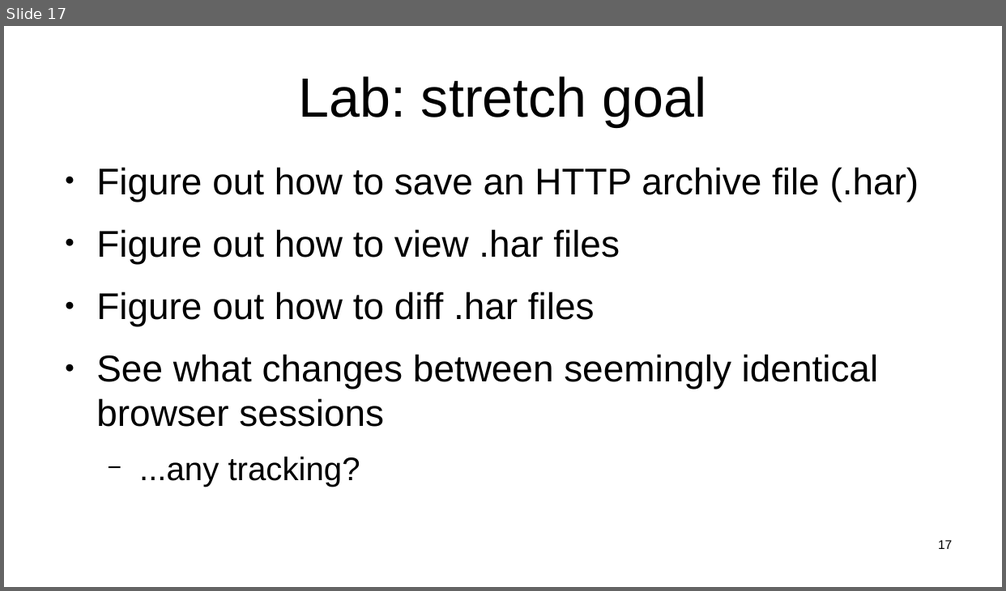
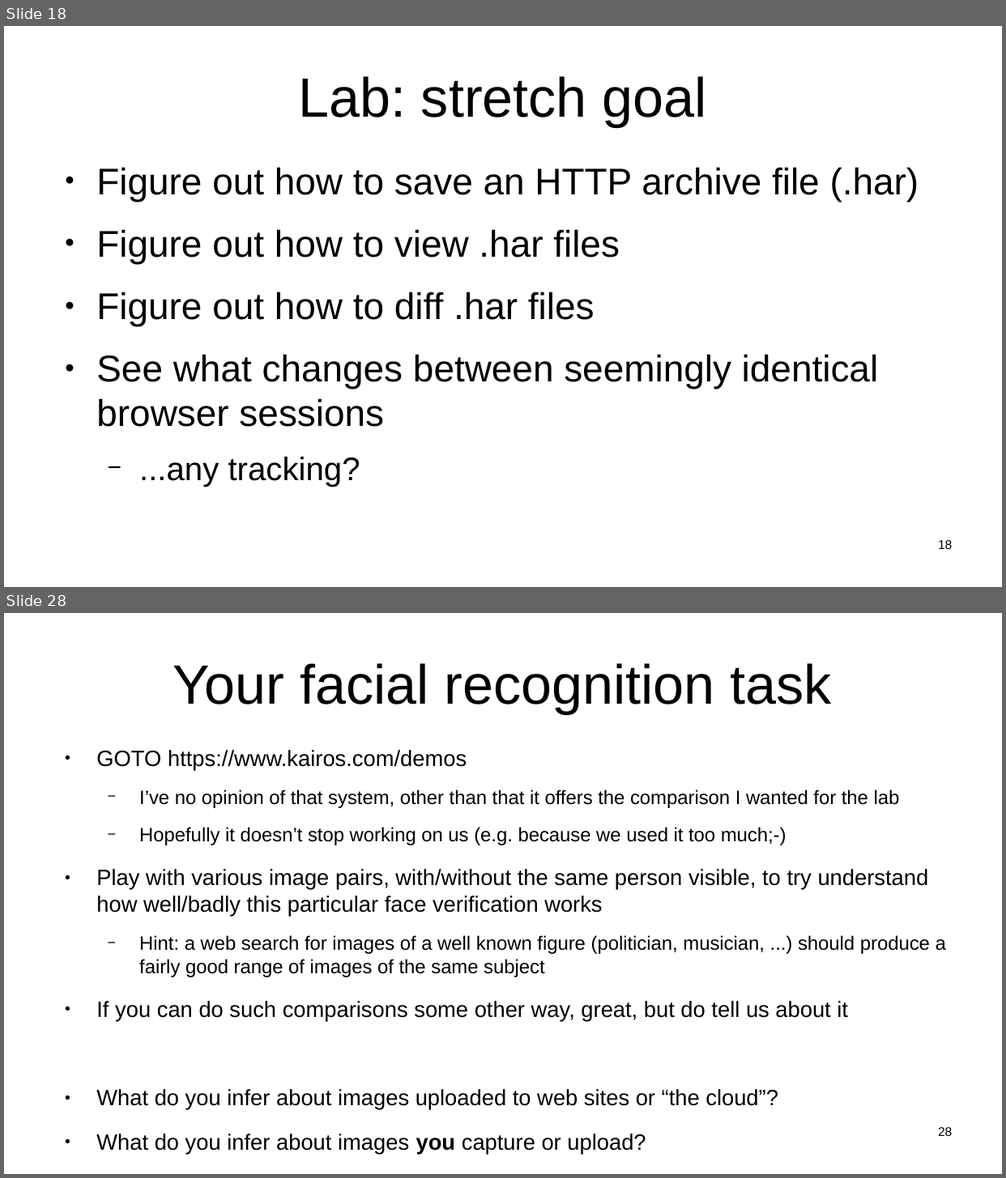
Before and after one commit to sftcd/witidtm, a slide deck: lectures/2021-2022/labs.odp. Shown one above the other, each under a label of ours: slide 17 before the commit, slides 18 and 28 after it; the slides between them are not shown. The pictures are 1006x591 and 1006x1178 pixels, drawn with LibreOffice and Linux fonts; fonts in the diff are those of the drawing. Boxes give left, top, right and bottom in pixels: in the first picture for what was removed or moved away, otherwise in the second. Text is boxed around its words. In the diff, an @@ line names an element or a change of style, - is before the commit and + after.

```diff
--- a/lectures/2021-2022/labs.odp
+++ b/lectures/2021-2022/labs.odp
@@ slide 28 added at (4, 613, 1002, 1174), background #FFFFFF @@
@@ title added at (173, 663, 832, 714), 44 pt, text #000000 @@
+Your facial recognition task
@@ text added at (96, 750, 946, 1154), 17.6 pt, text #000000 @@
+● GOTO https://www.kairos.com/demos
+  − I’ve no opinion of that system, other than that it offers the comparison I wanted for the lab
+  − Hopefully it doesn’t stop working on us (e.g. because we used it too much;-)
+● Play with various image pairs, with/without the same person visible, to try understand how well/badly this particular face verification works
+  − Hint: a web search for images of a well known figure (politician, musician, ...) should produce a fairly good range of images of the same subject
+● If you can do such comparisons some other way, great, but do tell us about it
+● What do you infer about images uploaded to web sites or “the cloud”?
+● What do you infer about images you capture or upload?
@@ page number added at (938, 1127, 952, 1136), 10 pt, text #000000 @@
+28
@@ what was slide 17 is now slide 18 @@
@@ page number at (938, 540, 952, 549): text changed @@
-17
+18
```
Also in this commit, not shown: 1 slide changed, 10 other slides added, 3 other files.
